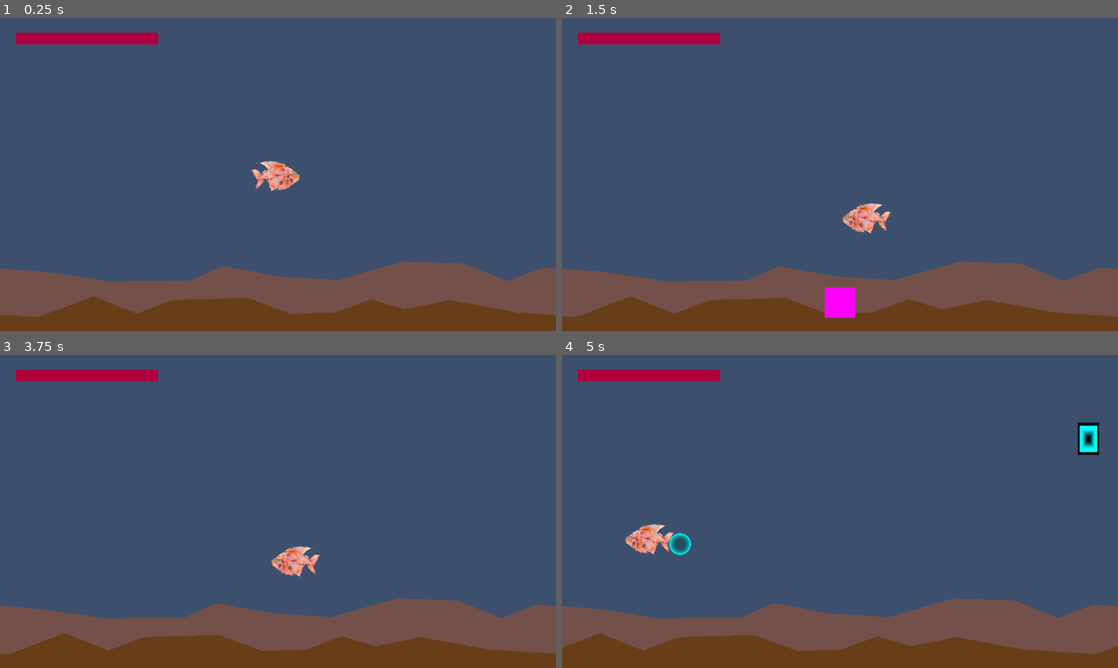
Above: before the commit, frames 1-4 (two rows, left to right).
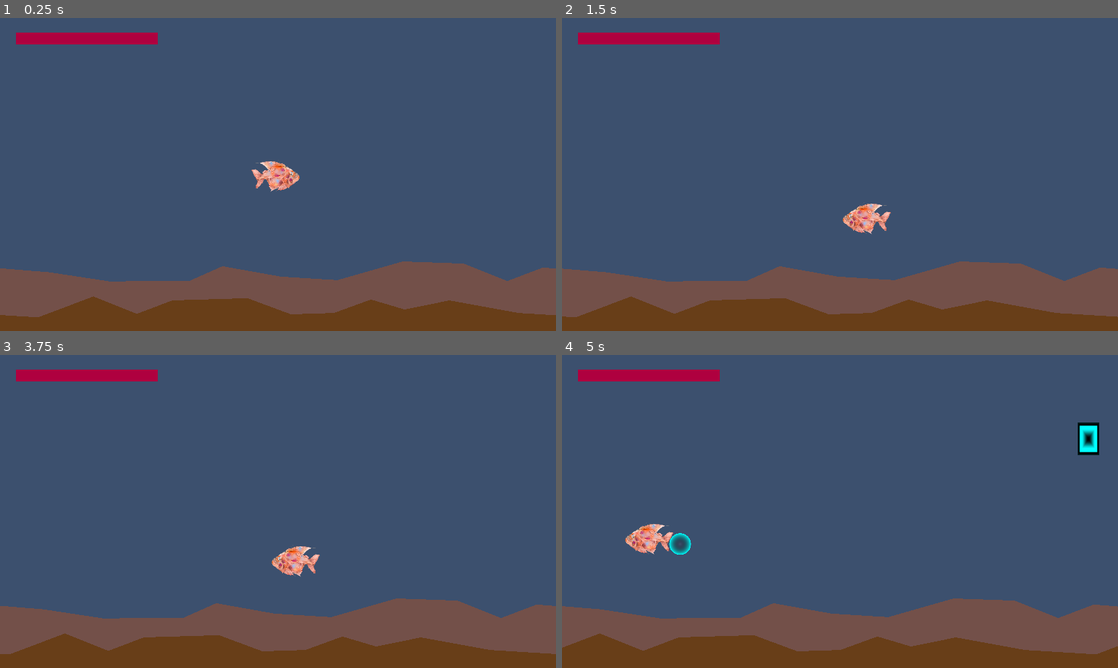
Above: after the commit, the same moments.

Repository: endertitan100/Ocusuk
Game: Godot game, scene res://Game.tscn
Two runs of this game, one before a commit and one after it. Both use one fixed random seed, a clock stepped at 60 frames per second and the inputs below.
Inputs:
- Up to frame 1 (0.25 s): no input
- Up to frame 2 (1.5 s): hold D (right) 0.53-1.28 s; hold S (dive) 0.53-1.28 s; tap Space (jump) at 0.77 s; hold A (left) from 1.28 s (still down); tap E (openInv) at 1.35 s
- Up to frame 3 (3.75 s): tap Space (jump) at 1.52, 2.75, 3.02 s; tap Enter at 2, 3.5 s; release A (left) at 2.03 s; hold Q (shoot) 2.03-2.78 s; hold D (right) 2.03-3.53 s; tap S (dive) at 2.85 s; hold A (left) from 3.53 s (still down); hold E (openInv) from 3.53 s (still down)
- Up to frame 4 (5 s): keep holding A (left); tap Space (jump) at 3.77, 4.52 s; release E (openInv) at 4.28 s; tap Q (shoot) at 4.35 s

The runs differ from the first frame. In frame 1, 0.3% of the frame differs, in the area x 0-99%, y 4-96%; in frame 2, 0.9%, in the area x 0-100%, y 4-96%; in frame 3, 0.3%; in frame 4, 0.3%.

Commit message:
Added Picking Up Scales

Diff:
--- a/Controller.gd
+++ b/Controller.gd
@@ -83,8 +83,17 @@
 	DamagePlayer()
 
 func _on_area_2d_area_entered(area:Area2D):
-	DamageArea = area
-	ShouldDamage = true
+	if area.name != "Scale":
+		DamageArea = area
+		ShouldDamage = true
+	else:
+		var color = area.get_parent().modulate
+		area.get_parent().queue_free()
+		print(color)
+		var Scale = get_node("%InvItem").duplicate()
+		Scale.modulate = color
+		Scale.visible = true
+		get_node("%InvItem").get_parent().add_child(Scale)
 
 func _on_area_2d_area_exited(area):
 	var Type = area.name
--- a/Game.tscn
+++ b/Game.tscn
@@ -4,6 +4,7 @@
 [ext_resource type="Script" path="res://enemy_spawner.gd" id="2_fm45t"]
 [ext_resource type="Script" path="res://Controller.gd" id="2_r31fr"]
 [ext_resource type="Script" path="res://UI.gd" id="3_s7rxw"]
+[ext_resource type="Texture2D" uid="uid://bvtrlwpfl6d1i" path="res://Scale.png" id="5_qml5k"]
 
 [sub_resource type="CanvasItemMaterial" id="CanvasItemMaterial_qg2qc"]
 
@@ -71,8 +72,6 @@
 turbulence_initial_displacement_min = 1.49012e-06
 turbulence_initial_displacement_max = 1.49012e-06
 
-[sub_resource type="PlaceholderTexture2D" id="PlaceholderTexture2D_kom0i"]
-
 [node name="Game" type="Node2D"]
 
 [node name="BG" type="Parallax2D" parent="."]
@@ -193,10 +192,12 @@
 size_flags_vertical = 4
 alignment = 1
 
-[node name="TextureRect" type="TextureRect" parent="Control/Inventory"]
+[node name="InvItem" type="TextureRect" parent="Control/Inventory"]
+unique_name_in_owner = true
+visible = false
 layout_mode = 2
-texture = SubResource("PlaceholderTexture2D_kom0i")
-expand_mode = 2
+texture = ExtResource("5_qml5k")
+expand_mode = 3
 
 [connection signal="area_entered" from="Player/Area2D" to="Player" method="_on_area_2d_area_entered"]
 [connection signal="area_exited" from="Player/Area2D" to="Player" method="_on_area_2d_area_exited"]
--- a/enemy.gd
+++ b/enemy.gd
@@ -7,6 +7,7 @@
 var Height = 0
 var Health = 25
 var Attacking = false
+var BaseScale = preload("res://scale.tscn")
 # Called when the node enters the scene tree for the first time.
 func _ready():
 	Height = Random.randi_range(-250,300)
@@ -48,7 +49,11 @@
 		Attack()
 
 func DropScale():
-	pass
+	set_deferred("parent",get_parent())
+	var scale_instance = BaseScale.instantiate()
+	get_parent().add_child(scale_instance)
+	scale_instance.position = position
+	scale_instance.rotation = Random.randi_range(-25,25)
 
 func _on_enemy_area_entered(area:Area2D):
 	if area.name == "Bubble":
--- a/project.godot
+++ b/project.godot
@@ -21,7 +21,8 @@
 
 window/size/viewport_width=1280
 window/size/viewport_height=720
-window/stretch/mode="viewport"
+window/stretch/mode="canvas_items"
+window/stretch/aspect="expand"
 
 [input]
 
--- /dev/null
+++ b/scale.gd
@@ -0,0 +1,23 @@
+extends Sprite2D
+
+var Random = RandomNumberGenerator.new()
+var Velocity = Vector2(0,0)
+
+# Called when the node enters the scene tree for the first time.
+func _ready():
+	var R = Random.randi_range(0,255)
+	var G = Random.randi_range(0,255)
+	var B = Random.randi_range(0,255)
+	modulate = Color8(R,G,B)
+	Velocity.y = Random.randi_range(-1,0.2)
+
+
+# Called every frame. 'delta' is the elapsed time since the previous frame.
+func _process(delta):
+	Velocity.y += 1.2 * delta
+	if Velocity.y > 0.9: Velocity.y = 0.9
+
+	position += Velocity
+
+	if position.y > 400:
+		queue_free()
--- /dev/null
+++ b/scale.tscn
@@ -0,0 +1,20 @@
+[gd_scene load_steps=4 format=3 uid="uid://culsthcvf1j8t"]
+
+[ext_resource type="Texture2D" uid="uid://bvtrlwpfl6d1i" path="res://Scale.png" id="1_7sb00"]
+[ext_resource type="Script" path="res://scale.gd" id="2_e8t7h"]
+
+[sub_resource type="CapsuleShape2D" id="CapsuleShape2D_3gbuh"]
+radius = 53.3333
+height = 153.333
+
+[node name="Scale" type="Sprite2D"]
+scale = Vector2(0.3, 0.3)
+texture = ExtResource("1_7sb00")
+script = ExtResource("2_e8t7h")
+
+[node name="Scale" type="Area2D" parent="."]
+position = Vector2(0, 25)
+
+[node name="CollisionShape2D" type="CollisionShape2D" parent="Scale"]
+position = Vector2(0, -21.6667)
+shape = SubResource("CapsuleShape2D_3gbuh")
Binary file added: Scale.png
Not shown, added: Scale.png.import
Not shown, changed: Build/Ocusuk.pck
